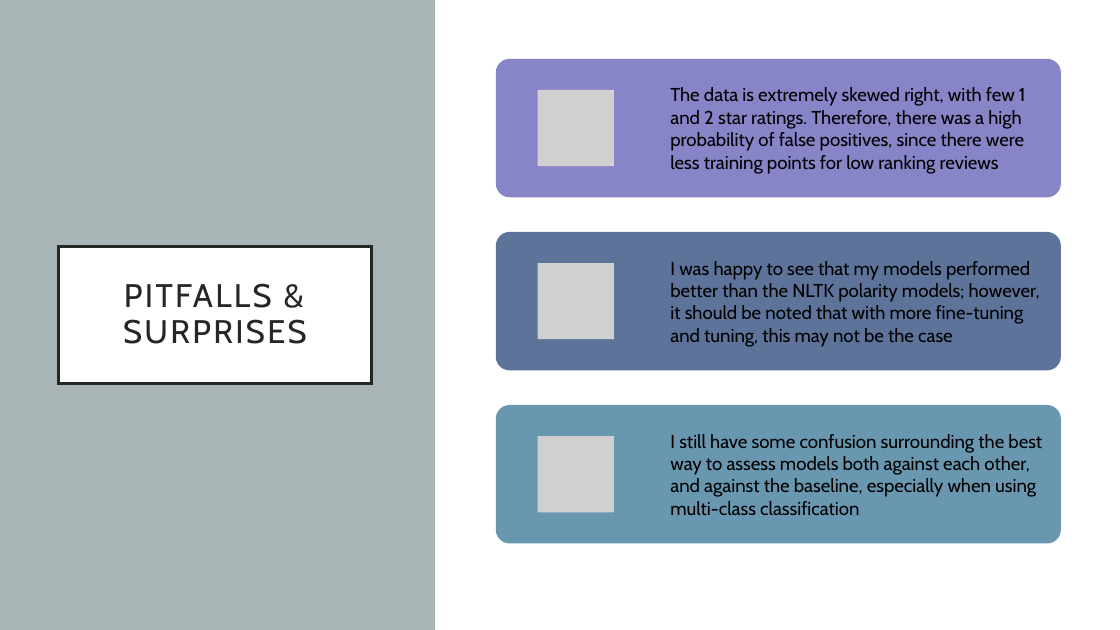
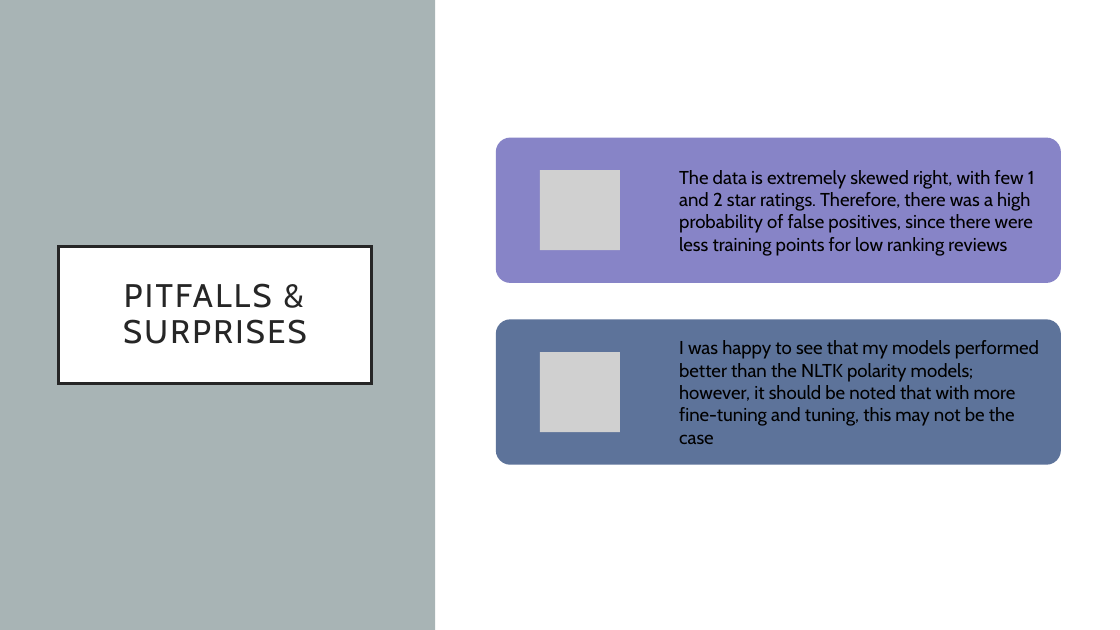
Before and after one commit to llieberson/Women-s-Clothing-Review-NLP-Model, a slide deck: slide 8 of NLPFinalDeck.pptx. Drawn at 1120x630 pixels with LibreOffice and Linux fonts; fonts in the diff are those of the drawing; grey boxes stand for pictures. Boxes give left, top, right and bottom in pixels: in the first picture for what was removed or moved away, otherwise in the second. Text is boxed around its words. In the diff, an @@ line names an element or a change of style, - is before the commit and + after.

```diff
--- a/NLPFinalDeck.pptx
+++ b/NLPFinalDeck.pptx
@@ rounded rectangle: place and size @@
-rounded rectangle at [496, 59, 1061, 197]
+rounded rectangle at [496, 138, 1061, 283]
@@ text "The data is extremely skewed ...": place and size @@
-text "The data is extremely skewed ..." at [670, 87, 1026, 174]
+text "The data is extremely skewed ..." at [679, 170, 1035, 256]
@@ picture: place and size @@
-picture at [538, 90, 614, 166]
+picture at [540, 171, 620, 250]
@@ rounded rectangle: place and size @@
-rounded rectangle at [496, 232, 1061, 371]
+rounded rectangle at [496, 319, 1061, 465]
@@ text "I was happy to see ..." rewrapped from [670, 261, 1040, 347] to [679, 340, 1039, 444] @@
@@ picture: place and size @@
-picture at [538, 263, 614, 339]
+picture at [540, 352, 620, 432]
@@ rounded rectangle removed at [496, 405, 1061, 544] @@
@@ picture removed at [538, 436, 614, 513] @@
@@ text removed at [670, 434, 1042, 515] @@
-I still have some confusion surrounding the best way to assess models both against each other, and against the baseline, especially when using multi-class classification
```
